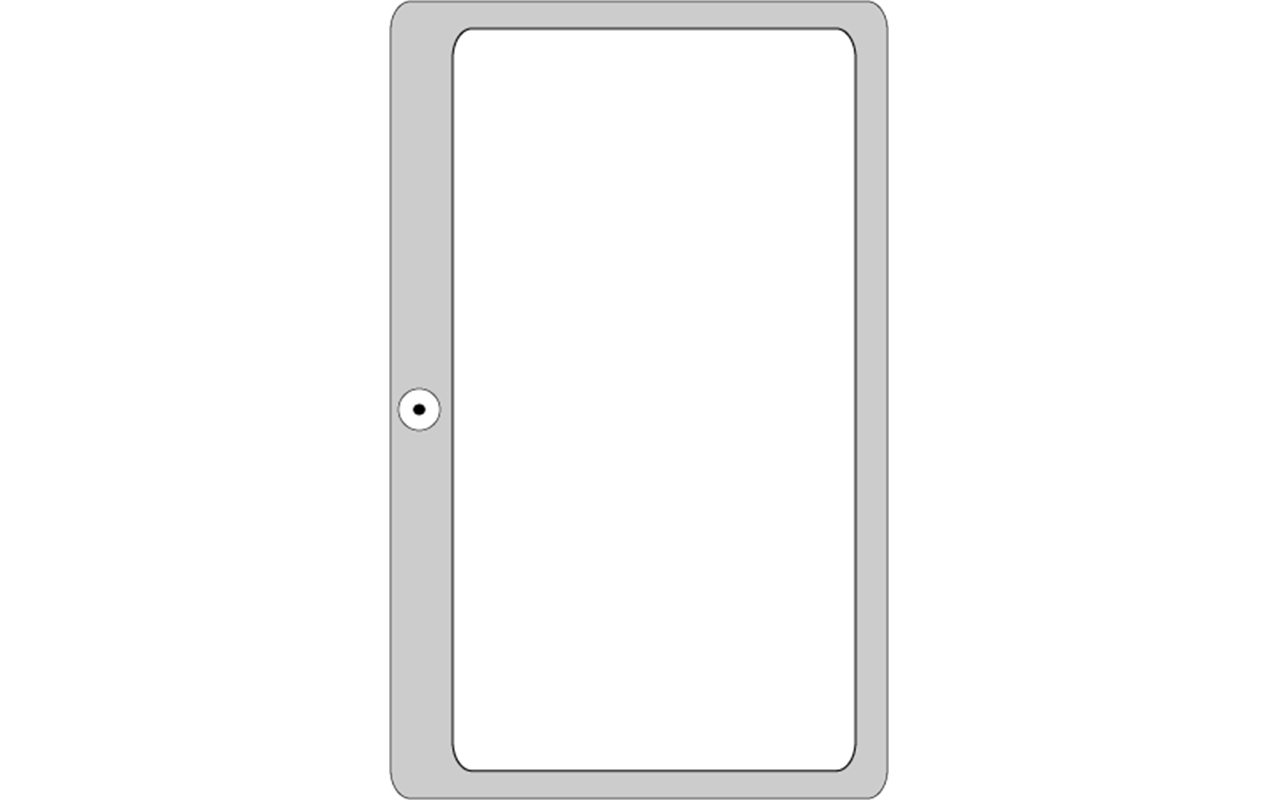
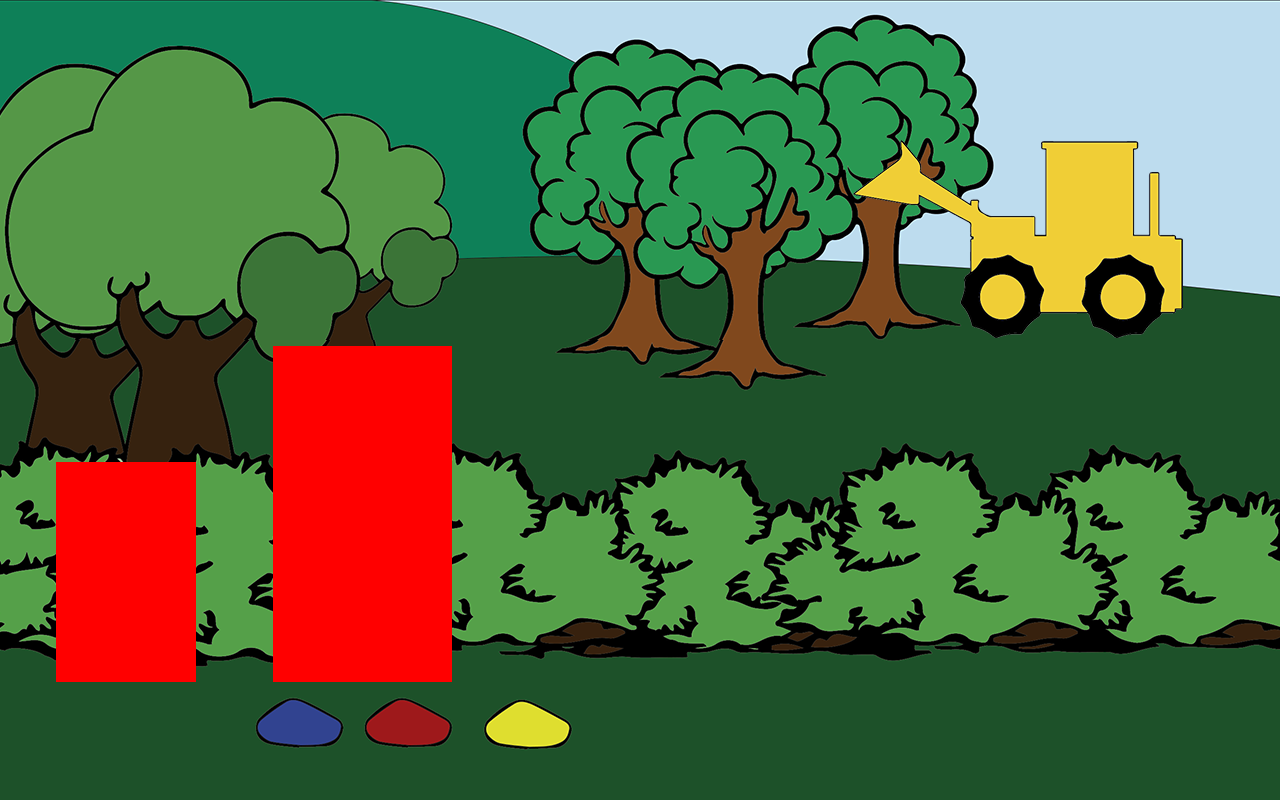
Comparing the layer stacks of the two 1280px x 800px images. Changes:
removed layer "Tablet" over [389, 0, 889, 800]
added layer "kwksamin" above "kwkexp" over [273, 346, 452, 682]
added layer "kwkexp" above "forestDown" over [56, 462, 196, 682]
added layer "forestDown" above "holeD" over [0, 340, 1280, 800]
added layer "machine" above "HoleUp" over [853, 140, 1183, 338]
added layer "forestUp" over [0, 0, 1280, 341]
